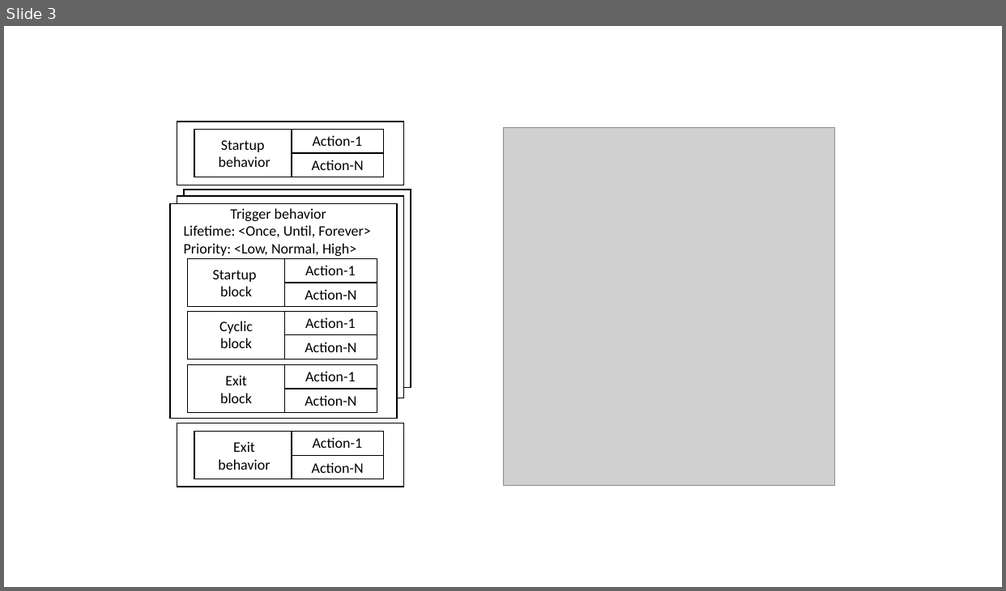
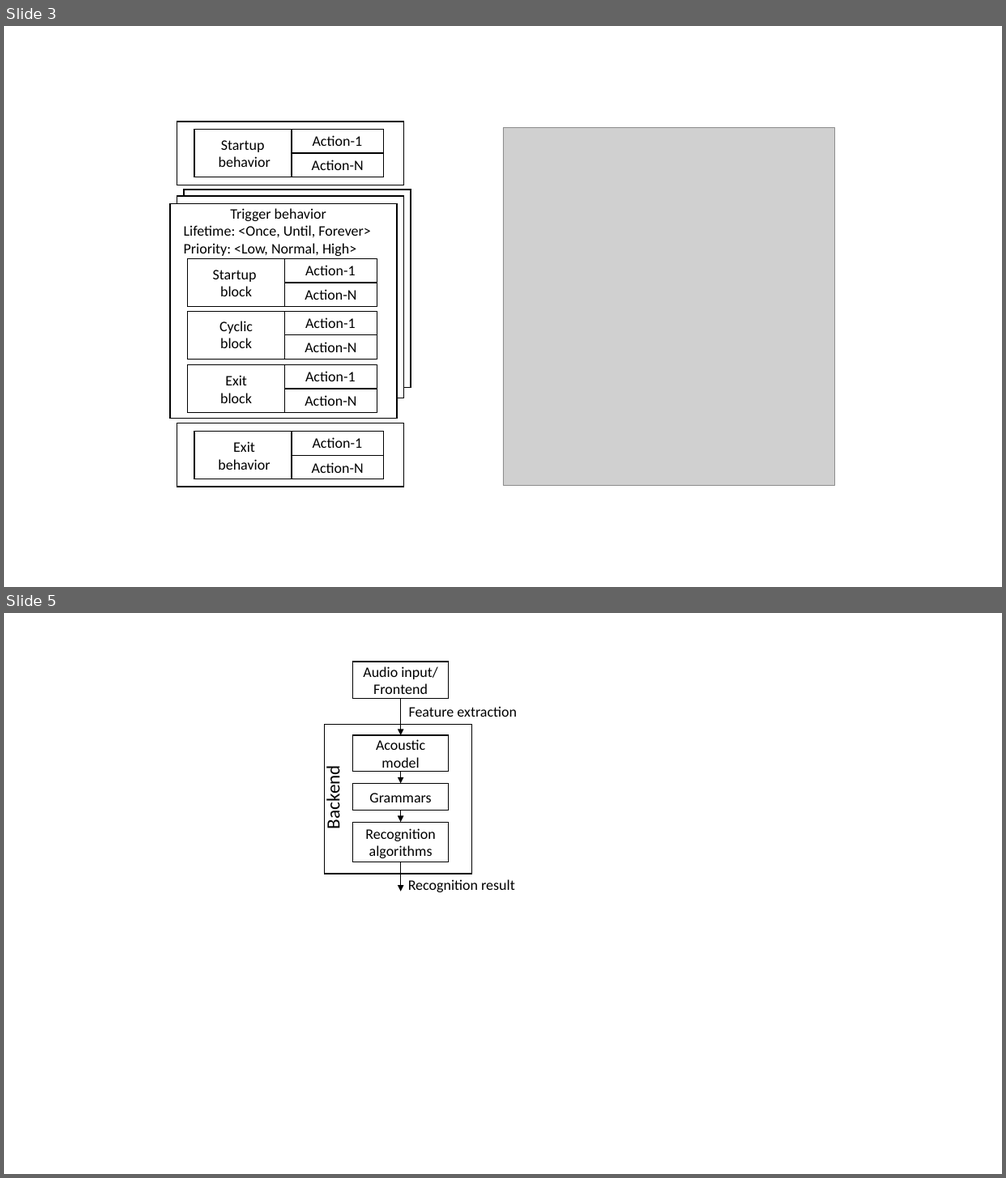
Before and after one commit to praveenv4k/indriya, a slide deck: docs/Misc/Pictures.pptx. Shown one above the other, each under a label of ours: slide 3 before the commit, slides 3 and 5 after it; the slides between them are not shown. The pictures are 1006x591 and 1006x1178 pixels, drawn with LibreOffice and Linux fonts; fonts in the diff are those of the drawing; grey boxes stand for pictures. Boxes give left, top, right and bottom in pixels: in the first picture for what was removed or moved away, otherwise in the second. Text is boxed around its words. In the diff, an @@ line names an element or a change of style, - is before the commit and + after.

```diff
--- a/docs/Misc/Pictures.pptx
+++ b/docs/Misc/Pictures.pptx
@@ slide 5 added at box(4, 613, 1002, 1174), background #FFFFFF @@
@@ text added at box(409, 706, 517, 717), 14 pt, text #000000 @@
+Feature extraction
@@ rectangle added at box(325, 725, 472, 875), fill #FFFFFF, outline #000000 1 pt @@
@@ text added at box(322, 771, 344, 828), 18 pt, text #000000 @@
+Backend
@@ group added at box(353, 662, 448, 862): 4 rectangles, 3 arrows @@
+Audio input/ Frontend
+Acoustic model
+Grammars
+Recognition algorithms
@@ arrow added from (401, 862) to (401, 892), #000000 1 pt @@
@@ text added at box(408, 879, 515, 892), 14 pt, text #000000 @@
+Recognition result
```
Also in this commit, not shown: 5 other files.
